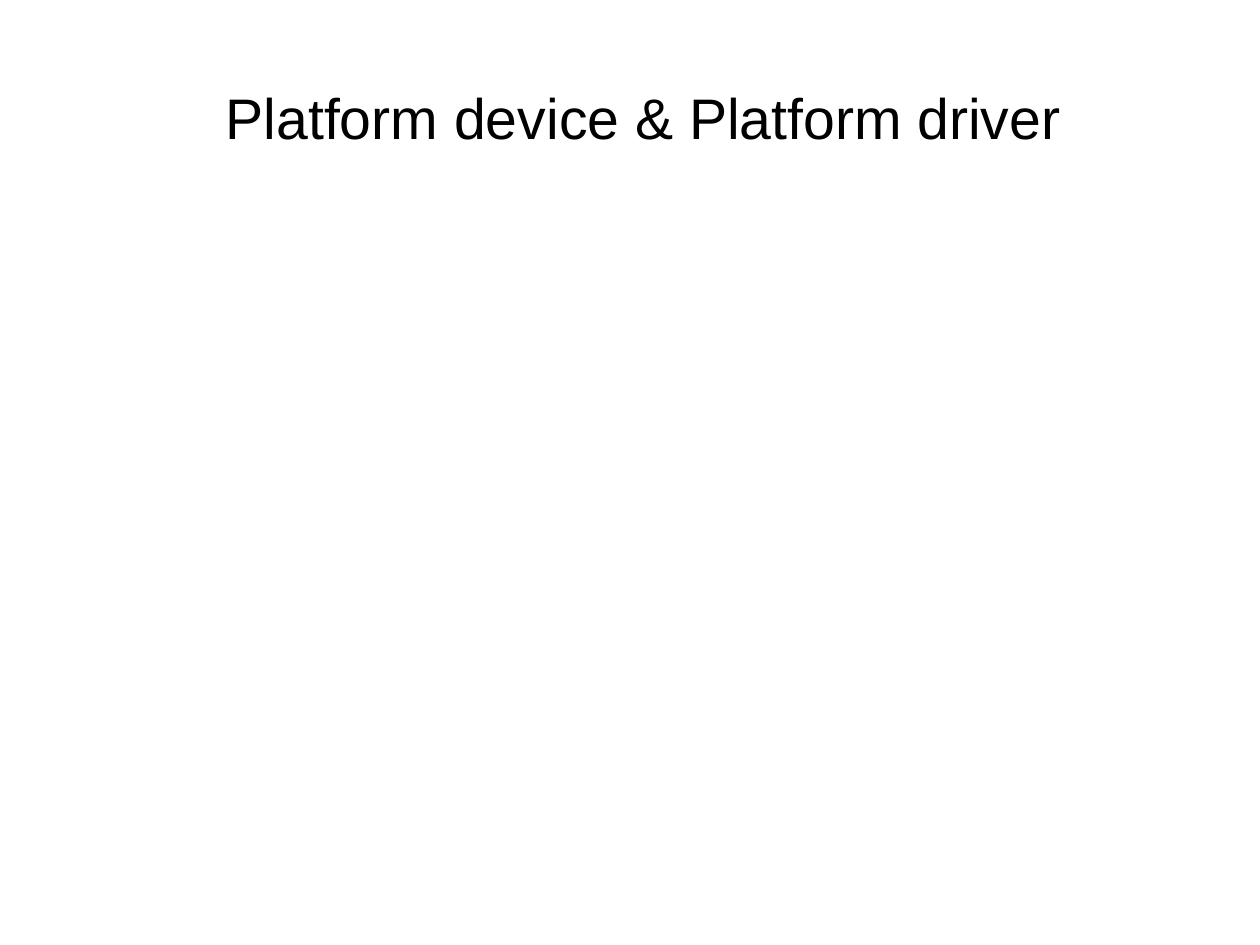
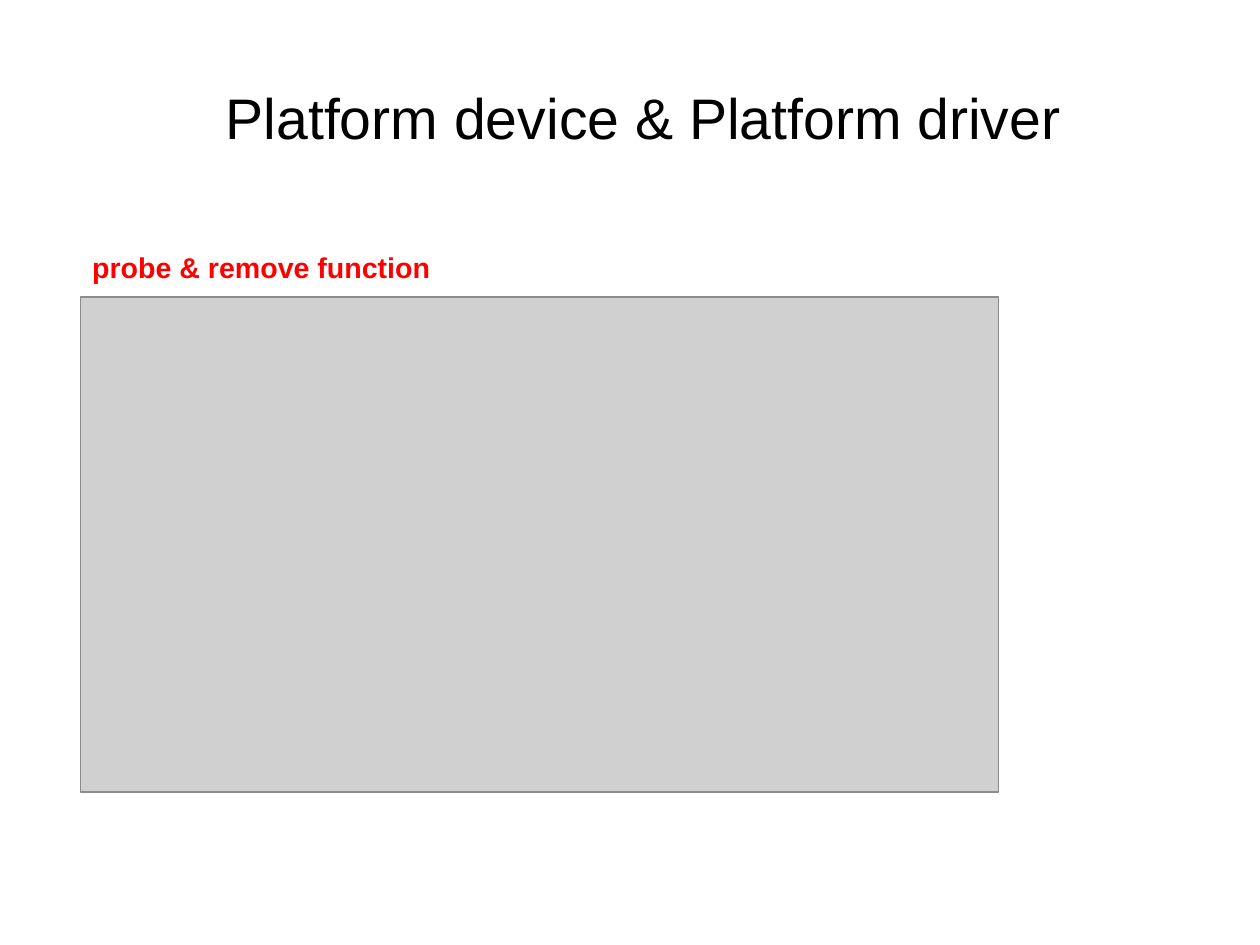
Before and after one commit to moumoon1203/linux_study, a slide deck: slide 15 of linux_study.odp (slide 12 before the commit). Drawn at 1260x945 pixels with LibreOffice and Linux fonts; fonts in the diff are those of the drawing; grey boxes stand for pictures. Boxes give left, top, right and bottom in pixels: in the first picture for what was removed or moved away, otherwise in the second. Text is boxed around its words. In the diff, an @@ line names an element or a change of style, - is before the commit and + after.

```diff
--- a/linux_study.odp
+++ b/linux_study.odp
@@ text added at [92, 257, 430, 284], 18 pt, text #FF0000, bold @@
+probe & remove function
@@ picture added at [80, 297, 999, 792] @@
```
Also in this commit, not shown: 5 other slides changed, 26 slides added, 3 other files.
